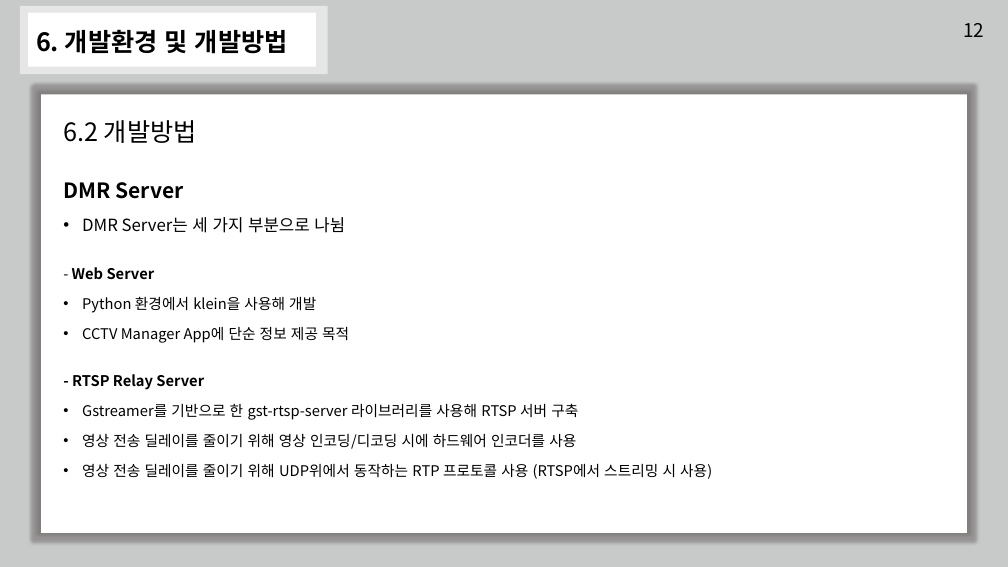
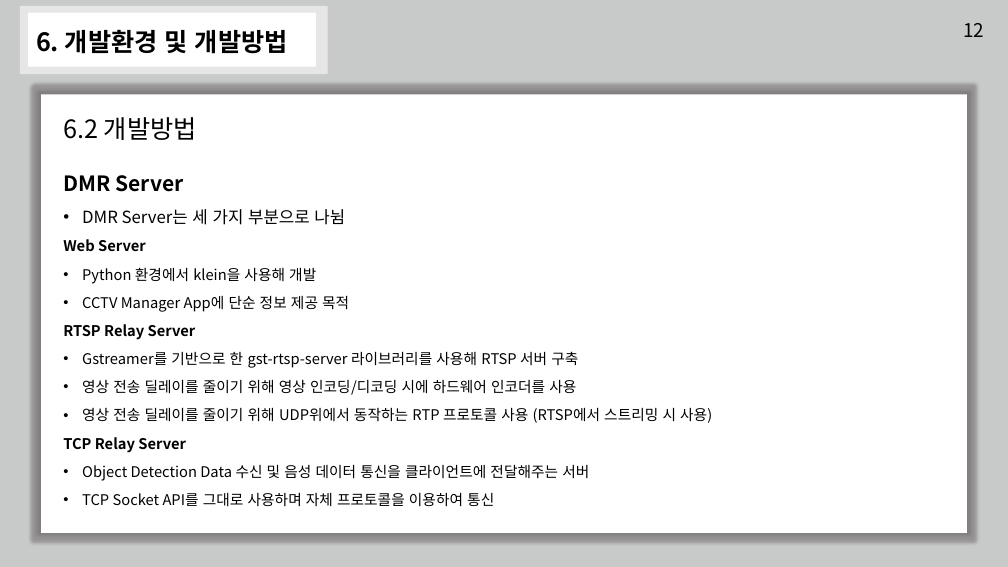
Before and after one commit to TeamGym/CapstonDesign2022-A, a slide deck: slide 19 of Documentation/종합설계_2차_설계서_발표.pptx. Drawn at 1008x567 pixels with LibreOffice and Linux fonts; fonts in the diff are those of the drawing. Boxes give left, top, right and bottom in pixels: in the first picture for what was removed or moved away, otherwise in the second. Text is boxed around its words. In the diff, an @@ line names an element or a change of style, - is before the commit and + after.

```diff
--- a/Documentation/종합설계_2차_설계서_발표.pptx
+++ b/Documentation/종합설계_2차_설계서_발표.pptx
@@ text at (63,117,712,423): line spacing 1.1 to 1 @@
@@ text at (63,239,146,252): text changed @@
-- Web Server
+Web Server
@@ text at (63,324,196,340): text changed @@
-- RTSP Relay Server
+RTSP Relay Server
@@ text at (63,437,589,506): paragraphs added @@
+TCP Relay Server
+• Object Detection Data 수신 및 음성 데이터 통신을 클라이언트에 전달해주는 서버
+• TCP Socket API를 그대로 사용하며 자체 프로토콜을 이용하여 통신
```
Also in this commit, not shown: 3 other slides changed.
